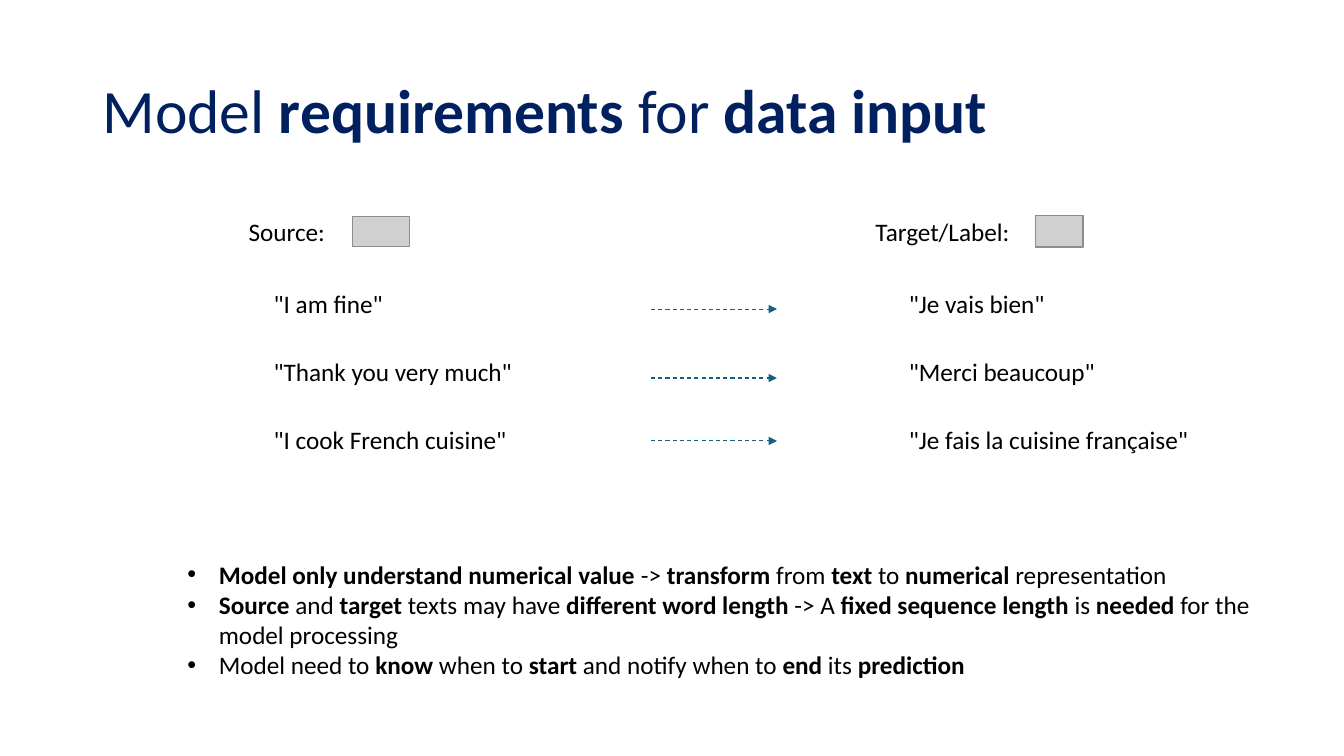
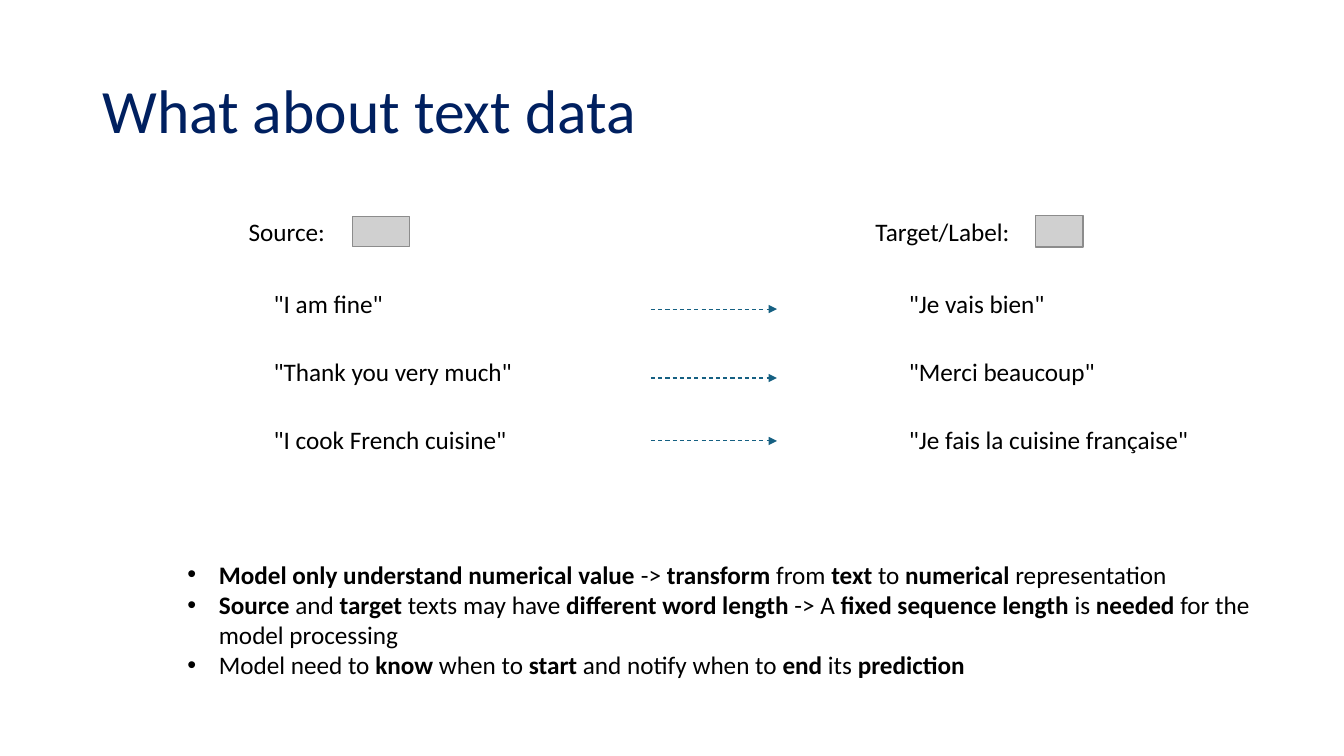
Before and after one commit to tanquangduong/transformer-pt, a slide deck: slide 18 of presentation/Introduction to Transformer.pptx (slide 11 before the commit). Drawn at 1344x756 pixels with LibreOffice and Linux fonts; fonts in the diff are those of the drawing; grey boxes stand for pictures. Boxes give left, top, right and bottom in pixels: in the first picture for what was removed or moved away, otherwise in the second. Text is boxed around its words. In the diff, an @@ line names an element or a change of style, - is before the commit and + after.

```diff
--- a/presentation/Introduction to Transformer.pptx
+++ b/presentation/Introduction to Transformer.pptx
@@ title at <box>102,90,636,134</box>: text changed; bold off @@
-Model requirements for data input
+What about text data
```
Also in this commit, not shown: 8 other slides changed, 9 slides added, 2 other files.
